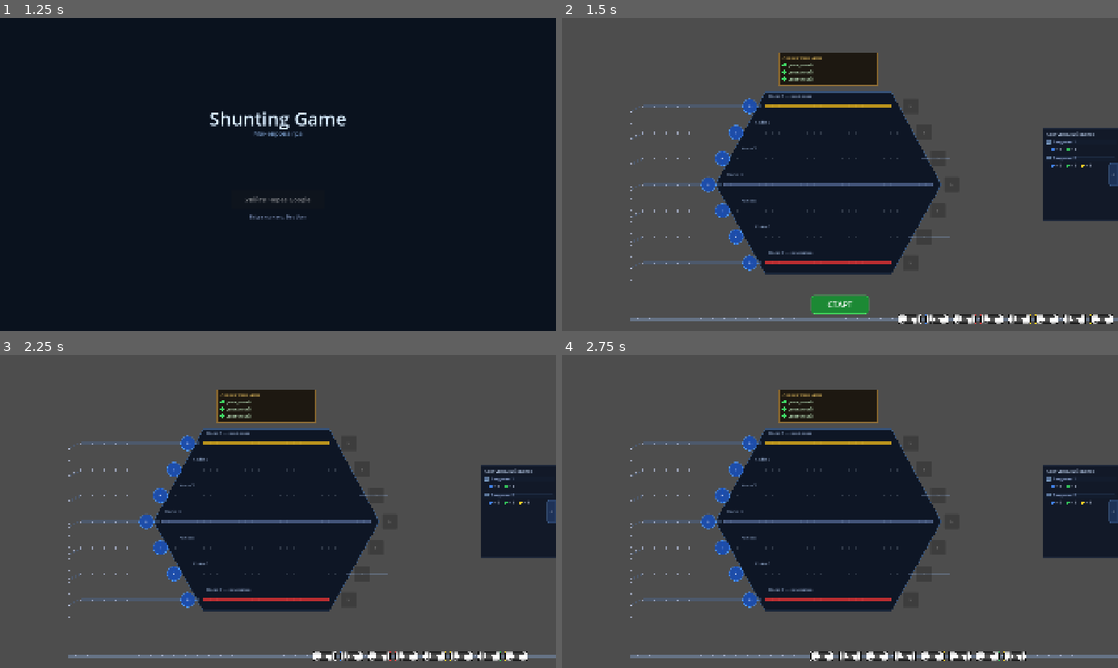
Above: before the commit, frames 1-4 (two rows, left to right).
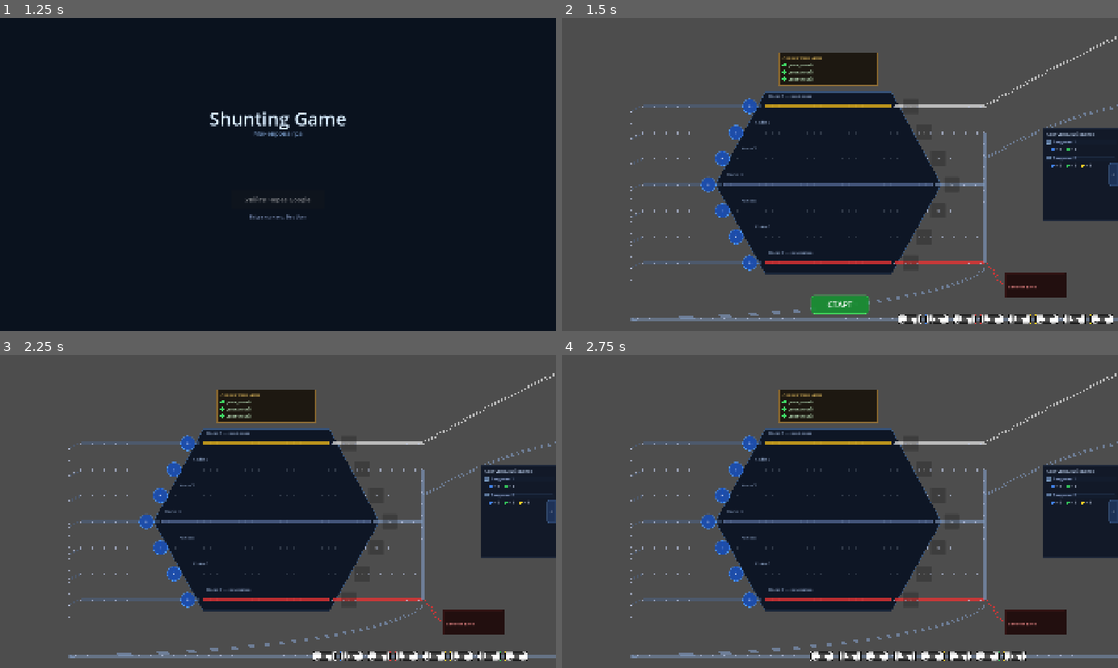
Above: after the commit, the same moments.

Repository: Fenimors99/shunting-game
Game: Godot game, scene res://scenes/LoginScreen.tscn
Two runs of this game, one before a commit and one after it. Both use one fixed random seed, a clock stepped at 60 frames per second and the inputs below.
Inputs:
- Up to frame 1 (1.25 s): click "Увійти через Google" at 0.5 s
- Up to frame 2 (1.5 s): tap Enter at 1.25 s
- Up to frame 3 (2.25 s): click "СТАРТ" at 2 s
- Up to frame 4 (2.75 s): no input

Frame 1 is identical in both runs. In frame 2, 2.1% of the frame differs, in the area x 12-100%, y 5-97%; in frame 3, 2.1%; in frame 4, 2.1%.

Commit message:
feat: redraw exit rail network — collecting rail, Погрузка, Парк відправки, Вагонне депо, В чергу loop

Diff:
--- a/scripts/Layout.gd
+++ b/scripts/Layout.gd
@@ -48,11 +48,18 @@
 	var offset = (capacity_diff / 2.0) * WAGON_GAP
 	return STATION_RIGHT - 33.0 - offset - slot_index * WAGON_GAP
 
-const EXIT_LOADING_POS  := Vector2(2200.0,  540.0)
-const EXIT_REPAIR_POS   := Vector2(2200.0, 1250.0)
-const EXIT_SUBMIT_POS   := Vector2(2200.0, -200.0)
+# X-позиція збірної вертикальної рейки виходу
+const COLLECT_RAIL_X := 1460.0
 
-const LOCO_DEPOT_RECT   := Rect2(1310.0, 800.0, 180.0, 75.0)
+# Вагонне депо (ремонт) — прямокутник на екрані, правіше колії 7
+const WAGON_DEPOT_RECT := Rect2(1530.0, 880.0, 210.0, 85.0)
+
+# Позиції призначень за екраном (для анімації руху)
+const EXIT_LOADING_POS := Vector2(1920.0,  200.0)   # Погрузка — вгору-вправо
+const EXIT_SUBMIT_POS  := Vector2(1920.0,  400.0)   # Парк відправки — вгору-вправо
+const EXIT_REPAIR_POS  := Vector2(1630.0,  922.0)   # Вагонне депо — центр rect
+
+const LOCO_DEPOT_RECT  := Rect2(1310.0, 800.0, 180.0, 75.0)
 
 static func is_wagon_compatible(wagon_type: Wagon.WagonType, track_index: int) -> bool:
 	match wagon_type:
--- a/scripts/Station.gd
+++ b/scripts/Station.gd
@@ -79,7 +79,8 @@
 	_draw_station_bg()
 	_draw_tracks()
 	_draw_junction_line()
-	_draw_exit_rails()
+	_draw_exit_network()
+	_draw_wagon_depot()
 
 func _draw_station_bg() -> void:
 	var top_y    := Layout.TRACK_TOP - 50.0
@@ -219,13 +220,107 @@
 		draw_set_transform(Vector2.ZERO, 0, Vector2.ONE)
 		dist += step
 
-func _draw_exit_rails() -> void:
-	var rail_color := Color(0.5, 0.6, 0.75, 0.4)
-	for i in range(1, Layout.TRACK_COUNT + 1):
-		var y := Layout.get_track_y(i)
-		var bounds := _get_track_bounds(i)
-		# Починаємо рейку виходу від зміщеного краю
-		draw_line(Vector2(bounds.y + 10, y), Vector2(Layout.STATION_RIGHT + 60, y), rail_color, 1.5)
+func _draw_exit_network() -> void:
+	var col_main   := Color(0.5, 0.6, 0.75, 0.65)
+	var col_cargo  := Color(0.88, 0.88, 0.88, 0.75)   # Погрузка — світла
+	var col_repair := COLOR_TRACK_REPAIR
+
+	# --- 1. Горизонтальні виходи з кожної колії до збірної рейки ---
+	for i in range(1, Layout.TRACK_COUNT + 1):
+		var y      := Layout.get_track_y(i)
+		var bx     := _get_track_bounds(i).y + 10.0
+		var col    := col_cargo if i == 1 else (col_repair if i == 7 else col_main)
+		_draw_rail_segment(Vector2(bx, y), Vector2(Layout.COLLECT_RAIL_X, y), col)
+
+	# --- 2. Вертикальна збірна рейка (колії 2–7) ---
+	_draw_rail_segment(
+		Vector2(Layout.COLLECT_RAIL_X, Layout.get_track_y(2)),
+		Vector2(Layout.COLLECT_RAIL_X, Layout.get_track_y(7)),
+		col_main
+	)
+
+	# --- 3. Колія 1 → Погрузка (вгору-вправо, за екран) ---
+	var t1y := Layout.get_track_y(1)
+	_draw_curved_rail(_cubic_bezier(
+		Vector2(Layout.COLLECT_RAIL_X, t1y),
+		Vector2(Layout.COLLECT_RAIL_X + 140, t1y - 80),
+		Vector2(Layout.COLLECT_RAIL_X + 320, t1y - 180),
+		Vector2(1920.0, t1y - 240)
+	), col_cargo)
+
+	# --- 4. Парк відправки (гілка від збірної ~колія 3, вгору-вправо, за екран) ---
+	var t3y := Layout.get_track_y(3)
+	_draw_curved_rail(_cubic_bezier(
+		Vector2(Layout.COLLECT_RAIL_X, t3y),
+		Vector2(Layout.COLLECT_RAIL_X + 110, t3y - 60),
+		Vector2(Layout.COLLECT_RAIL_X + 260, t3y - 140),
+		Vector2(1920.0, t3y - 180)
+	), col_main)
+
+	# --- 5. Колія 7 → Вагонне депо (вниз-вправо до депо) ---
+	var t7y := Layout.get_track_y(7)
+	var depot := Layout.WAGON_DEPOT_RECT
+	_draw_curved_rail(_cubic_bezier(
+		Vector2(Layout.COLLECT_RAIL_X, t7y),
+		Vector2(Layout.COLLECT_RAIL_X + 50, t7y + 30),
+		Vector2(depot.position.x - 30, depot.position.y + depot.size.y * 0.5),
+		Vector2(depot.position.x, depot.position.y + depot.size.y * 0.5)
+	), col_repair)
+
+	# --- 6. В чергу: від низу збірної рейки, крива вниз-ліво до черги ---
+	_draw_curved_rail(_cubic_bezier(
+		Vector2(Layout.COLLECT_RAIL_X, t7y + 20),
+		Vector2(Layout.COLLECT_RAIL_X - 100, t7y + 110),
+		Vector2(900.0, Layout.QUEUE_Y - 10),
+		Vector2(Layout.JUNCTION_X, Layout.QUEUE_Y)
+	), col_main)
+
+
+func _draw_wagon_depot() -> void:
+	var r    := Layout.WAGON_DEPOT_RECT
+	var font := ThemeDB.fallback_font
+	draw_rect(r, Color(0.12, 0.04, 0.04, 0.93))
+	draw_rect(r, Color(0.80, 0.20, 0.20, 0.75), false, 2.0)
+	draw_rect(Rect2(r.position + Vector2(2, 2), r.size - Vector2(4, 4)),
+		Color(0.90, 0.30, 0.30, 0.08), false, 1.0)
+	draw_string(font,
+		Vector2(r.position.x + 10, r.position.y + r.size.y * 0.62),
+		"Вагонне депо",
+		HORIZONTAL_ALIGNMENT_LEFT, -1, 14,
+		Color(0.95, 0.55, 0.55, 0.95))
+
+
+# --- Допоміжні функції для кривих ---
+
+func _cubic_bezier(p0: Vector2, p1: Vector2, p2: Vector2, p3: Vector2,
+		steps: int = 28) -> PackedVector2Array:
+	var pts := PackedVector2Array()
+	for i in range(steps + 1):
+		var t  := float(i) / steps
+		var mt := 1.0 - t
+		pts.append(mt*mt*mt*p0 + 3.0*mt*mt*t*p1 + 3.0*mt*t*t*p2 + t*t*t*p3)
+	return pts
+
+
+func _draw_curved_rail(pts: PackedVector2Array, color: Color) -> void:
+	if pts.size() < 2:
+		return
+	var rail_off := 3.0
+	var pts_a    := PackedVector2Array()
+	var pts_b    := PackedVector2Array()
+	for i in range(pts.size()):
+		var dir: Vector2
+		if i == 0:
+			dir = (pts[1] - pts[0]).normalized()
+		elif i == pts.size() - 1:
+			dir = (pts[i] - pts[i - 1]).normalized()
+		else:
+			dir = (pts[i + 1] - pts[i - 1]).normalized()
+		var n := Vector2(-dir.y, dir.x)
+		pts_a.append(pts[i] + n * rail_off)
+		pts_b.append(pts[i] - n * rail_off)
+	draw_polyline(pts_a, color, 2.0)
+	draw_polyline(pts_b, color, 2.0)
 
 # --- Кнопки входу ---
 
